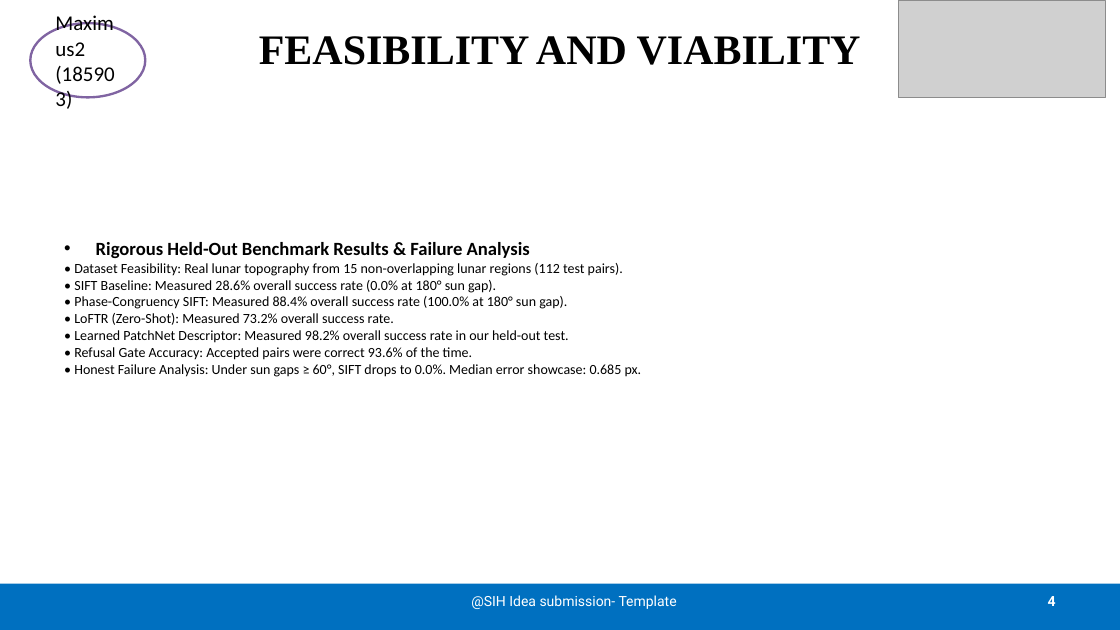
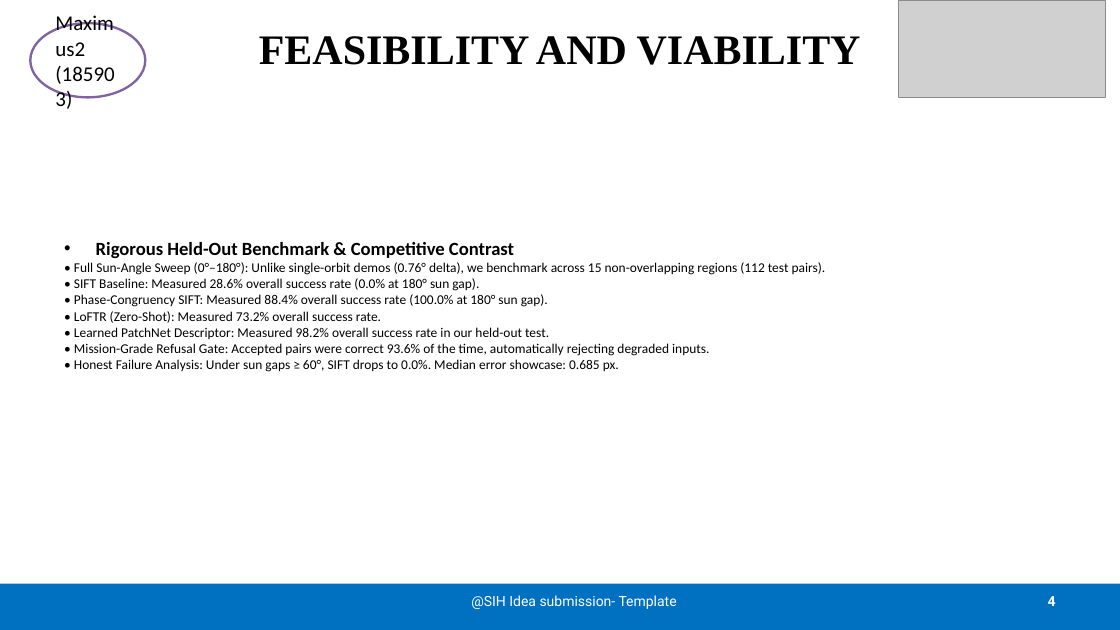
Before and after one commit to CYRUS-pinto/LunaProof, a slide deck: slide 4 of LunaProof_SIH2026_Maximus2_185903_Official_v2.pptx. Drawn at 1120x630 pixels with LibreOffice and Linux fonts; fonts in the diff are those of the drawing; grey boxes stand for pictures. Boxes give left, top, right and bottom in pixels: in the first picture for what was removed or moved away, otherwise in the second. Text is boxed around its words. In the diff, an @@ line names an element or a change of style, - is before the commit and + after.

Commit message:
docs: add competitive intelligence teardown & mission-grade differentiators

```diff
--- a/LunaProof_SIH2026_Maximus2_185903_Official_v2.pptx
+++ b/LunaProof_SIH2026_Maximus2_185903_Official_v2.pptx
@@ text at [74,242,826,275]: text changed; size 12 to 11.5 pt @@
-• Rigorous Held-Out Benchmark Results & Failure Analysis
-• Dataset Feasibility: Real lunar topography from 15 non-overlapping lunar regions (112 test pairs).
+• Rigorous Held-Out Benchmark & Competitive Contrast
+• Full Sun-Angle Sweep (0°–180°): Unlike single-orbit demos (0.76° delta), we benchmark across 15 non-overlapping regions (112 test pairs).
@@ text at [74,278,600,371]: size 12 to 11.5 pt in "• SIFT Baseline: Measured 28.6% overall success ...", "• Phase-Congruency SIFT: Measured 88.4% overall success ...", "• LoFTR (Zero-Shot): Measured 73.2% overall success ...", "• Learned PatchNet Descriptor: Measured 98.2% overall ..." and 1 more places @@
@@ text at [74,343,709,356]: text changed; size 12 to 11.5 pt @@
-• Refusal Gate Accuracy: Accepted pairs were correct 93.6% of the time.
+• Mission-Grade Refusal Gate: Accepted pairs were correct 93.6% of the time, automatically rejecting degraded inputs.
```
Also in this commit, not shown: 1 other slide changed, 8 other files.
